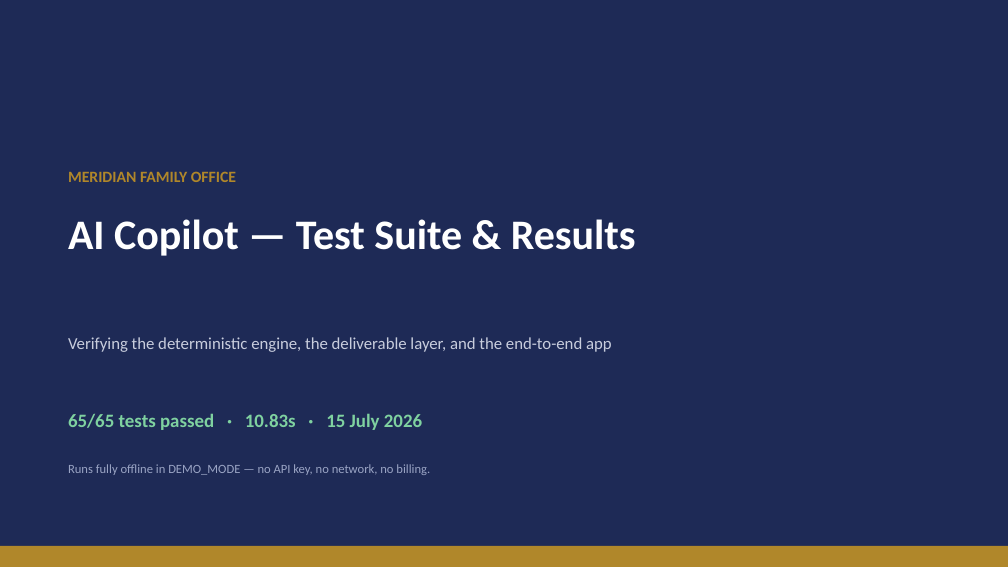
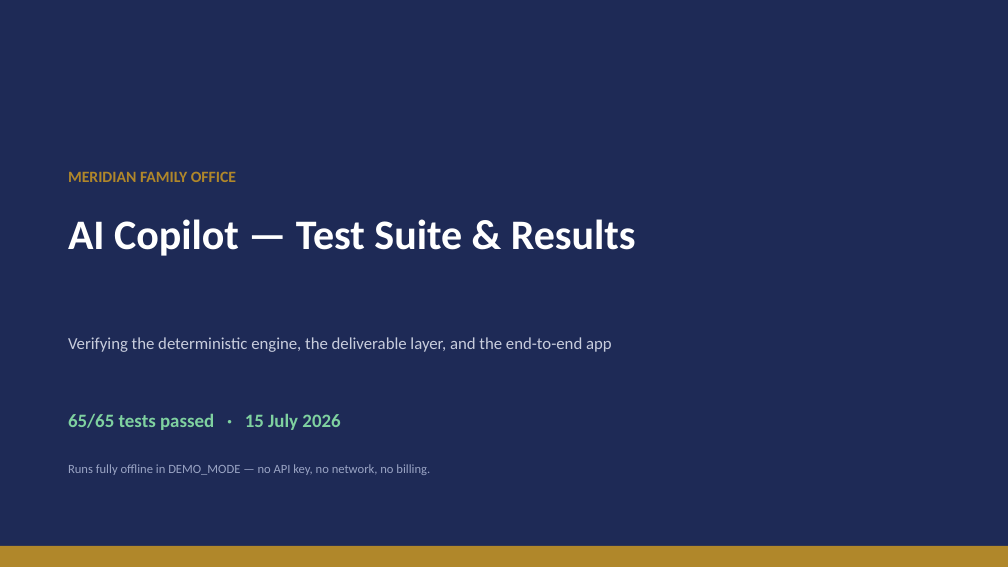
Before and after one commit to desmond108/family-office-copilot, a slide deck: slide 1 of Meridian_Copilot_Test_Report.pptx. Drawn at 1008x567 pixels with LibreOffice and Linux fonts; fonts in the diff are those of the drawing. Boxes give left, top, right and bottom in pixels: in the first picture for what was removed or moved away, otherwise in the second. Text is boxed around its words. In the diff, an @@ line names an element or a change of style, - is before the commit and + after.

```diff
--- a/Meridian_Copilot_Test_Report.pptx
+++ b/Meridian_Copilot_Test_Report.pptx
@@ text at <box>68,413,340,430</box>: text changed @@
-65/65 tests passed · 10.83s · 15 July 2026
+65/65 tests passed · 15 July 2026
```
Also in this commit, not shown: 1 other slide changed, 4 other files.
